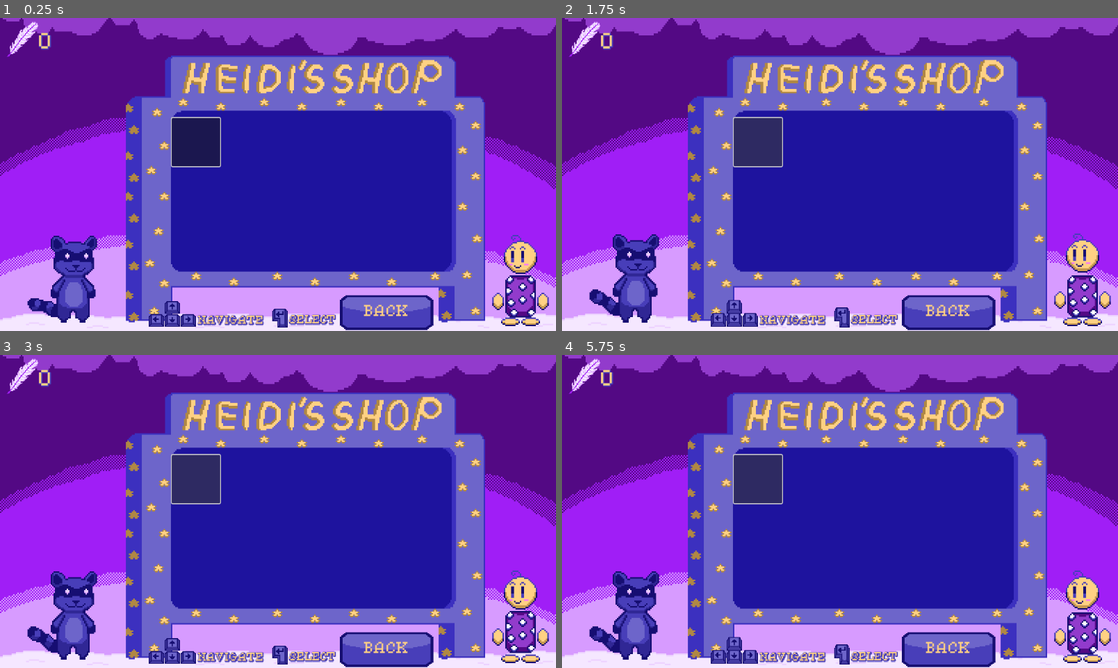
Above: before the commit, frames 1-4 (two rows, left to right).
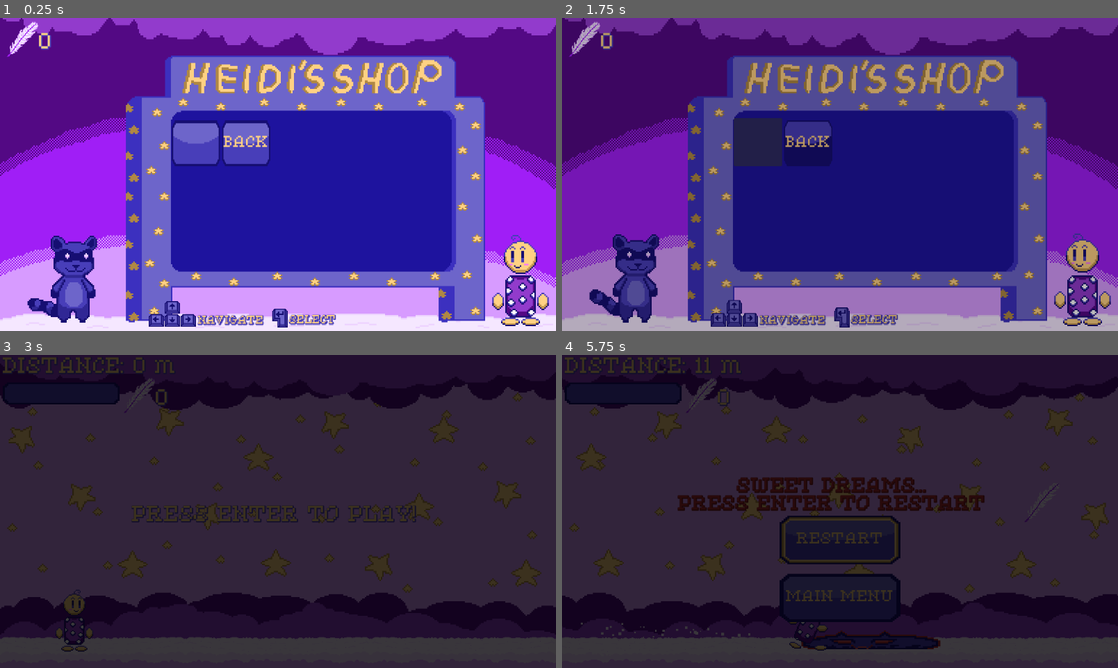
Above: after the commit, the same moments.

Repository: jacio-m/DreamRunner
Game: Godot game, scene res://HUD/shop.tscn
The game is run twice, just before and just after one commit, with the same random seed, the same clock (stepped at 60 frames per second) and the same inputs. This scene is started directly instead of the project's main scene. Sound files missing from this copy of the repository are replaced by a short silence.
Inputs (mouse positions are in pixels of both pictures, inside the frame that each line leads up to):
- Up to frame 1 (0.25 s): no input
- Up to frame 2 (1.75 s): click (756, 143) at 0.5 s; tap Enter (ui_accept) at 1.25, 1.52 s; hold Right (ui_right) from 1.28 s (still down)
- Up to frame 3 (3 s): tap Enter (ui_accept) at 2.27 s; release Right (ui_right) at 2.78 s; hold Left (ui_left) from 2.78 s (still down)
- Up to frame 4 (5.75 s): tap Enter (ui_accept) at 3.5, 3.77, 4.52, 5.27 s; release Left (ui_left) at 3.53 s; hold Right (ui_right) 3.53-5.03 s; hold Left (ui_left) from 5.03 s (still down)

The runs differ from the first frame. In frame 1, 4.6% of the frame differs, in the area x 30-78%, y 31-100%; in frame 2, 100%; in frame 3, 100%, in the area x 0-100%, y 0-100%; in frame 4, 100%.

Commit message:
Still Working on Shop Navigation
The back button is now part of the shop's button layout.

Diff:
--- a/HUD/shop.gd
+++ b/HUD/shop.gd
@@ -10,11 +10,11 @@
 	$VBoxContainer/HBoxContainer2/Button.grab_focus()
 	$Heidi.play("Idle")
 	$Child.play("Idle")
-	$BackButton.pressed.connect(main_menu)
+	$VBoxContainer/HBoxContainer2/BackButton.pressed.connect(main_menu)
 
 func main_menu():
 	MusicManager.play_SFX("res://Sounds/entersound.ogg")
-	$BackButton.release_focus()
-	var pressed_style = $BackButton.get("theme_override_styles/pressed")
-	$BackButton.add_theme_stylebox_override("normal", pressed_style)
+	$VBoxContainer/HBoxContainer2/BackButton.release_focus()
+	var pressed_style = $VBoxContainer/HBoxContainer2/BackButton.get("theme_override_styles/pressed")
+	$VBoxContainer/HBoxContainer2/BackButton.add_theme_stylebox_override("normal", pressed_style)
 	FadeAnimation.fade_to_scene("res://HUD/main_menu.tscn")
--- a/HUD/shop.tscn
+++ b/HUD/shop.tscn
@@ -67,28 +67,43 @@
 "speed": 5.0
 }]
 
+[sub_resource type="SpriteFrames" id="SpriteFrames_qyt3w"]
+animations = [{
+"frames": [{
+"duration": 1.0,
+"texture": ExtResource("17_cqis4")
+}, {
+"duration": 1.0,
+"texture": ExtResource("18_2wihh")
+}],
+"loop": true,
+"name": &"Enter Key",
+"speed": 2.0
+}]
+
+[sub_resource type="StyleBoxTexture" id="StyleBoxTexture_cqis4"]
+
+[sub_resource type="StyleBoxTexture" id="StyleBoxTexture_2wihh"]
+
+[sub_resource type="StyleBoxTexture" id="StyleBoxTexture_i4jry"]
+texture = ExtResource("14_2wihh")
+expand_margin_top = 45.0
+expand_margin_bottom = 45.0
+
 [sub_resource type="StyleBoxTexture" id="StyleBoxTexture_igwu2"]
 texture = ExtResource("12_hh5en")
+expand_margin_top = 45.0
+expand_margin_bottom = 45.0
 
 [sub_resource type="StyleBoxTexture" id="StyleBoxTexture_0ucyl"]
 texture = ExtResource("13_cqis4")
+expand_margin_top = 45.0
+expand_margin_bottom = 45.0
 
 [sub_resource type="StyleBoxTexture" id="StyleBoxTexture_2qwtp"]
 texture = ExtResource("14_2wihh")
-
-[sub_resource type="SpriteFrames" id="SpriteFrames_qyt3w"]
-animations = [{
-"frames": [{
-"duration": 1.0,
-"texture": ExtResource("17_cqis4")
-}, {
-"duration": 1.0,
-"texture": ExtResource("18_2wihh")
-}],
-"loop": true,
-"name": &"Enter Key",
-"speed": 2.0
-}]
+expand_margin_top = 45.0
+expand_margin_bottom = 45.0
 
 [sub_resource type="SpriteFrames" id="SpriteFrames_gxe88"]
 animations = [{
@@ -174,29 +189,6 @@
 scale = Vector2(3.05729, 4.06738)
 texture = ExtResource("10_b2s0v")
 
-[node name="BackButton" type="Button" parent="."]
-anchors_preset = 8
-anchor_left = 0.5
-anchor_top = 0.5
-anchor_right = 0.5
-anchor_bottom = 0.5
-offset_left = 128.0
-offset_top = 211.0
-offset_right = 322.0
-offset_bottom = 356.0
-grow_horizontal = 2
-grow_vertical = 2
-mouse_filter = 2
-theme_override_colors/font_color = Color(1, 0.819608, 0.513726, 1)
-theme_override_colors/font_focus_color = Color(1, 0.819608, 0.513726, 1)
-theme_override_colors/font_pressed_color = Color(1, 0.819608, 0.513726, 1)
-theme_override_fonts/font = ExtResource("11_5qbqv")
-theme_override_font_sizes/font_size = 30
-theme_override_styles/focus = SubResource("StyleBoxTexture_igwu2")
-theme_override_styles/pressed = SubResource("StyleBoxTexture_0ucyl")
-theme_override_styles/normal = SubResource("StyleBoxTexture_2qwtp")
-text = "BACK"
-
 [node name="FeatherCount" type="Sprite2D" parent="."]
 position = Vector2(45.6, 43.6)
 scale = Vector2(1.3, 1.3)
@@ -236,7 +228,7 @@
 offset_left = 356.0
 offset_top = 207.0
 offset_right = 936.0
-offset_bottom = 525.0
+offset_bottom = 523.0
 focus_mode = 2
 
 [node name="HBoxContainer2" type="HBoxContainer" parent="VBoxContainer"]
@@ -247,6 +239,23 @@
 [node name="Button" type="Button" parent="VBoxContainer/HBoxContainer2"]
 custom_minimum_size = Vector2(100, 100)
 layout_mode = 2
+theme_override_styles/focus = SubResource("StyleBoxTexture_cqis4")
+theme_override_styles/pressed = SubResource("StyleBoxTexture_2wihh")
+theme_override_styles/normal = SubResource("StyleBoxTexture_i4jry")
+
+[node name="BackButton" type="Button" parent="VBoxContainer/HBoxContainer2"]
+custom_minimum_size = Vector2(100, 100)
+layout_mode = 2
+mouse_filter = 2
+theme_override_colors/font_color = Color(1, 0.819608, 0.513726, 1)
+theme_override_colors/font_focus_color = Color(1, 0.819608, 0.513726, 1)
+theme_override_colors/font_pressed_color = Color(1, 0.819608, 0.513726, 1)
+theme_override_fonts/font = ExtResource("11_5qbqv")
+theme_override_font_sizes/font_size = 30
+theme_override_styles/focus = SubResource("StyleBoxTexture_igwu2")
+theme_override_styles/pressed = SubResource("StyleBoxTexture_0ucyl")
+theme_override_styles/normal = SubResource("StyleBoxTexture_2qwtp")
+text = "BACK"
 
 [node name="NavigateLabel" type="Label" parent="."]
 offset_left = 410.0
Not shown: 1 places in HUD/shop.tscn that only renumber resources
